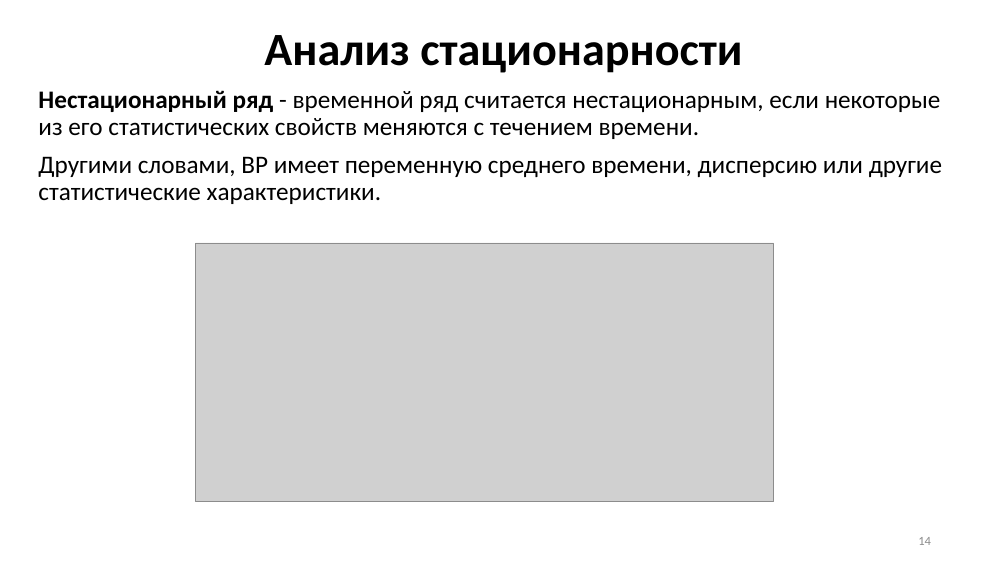
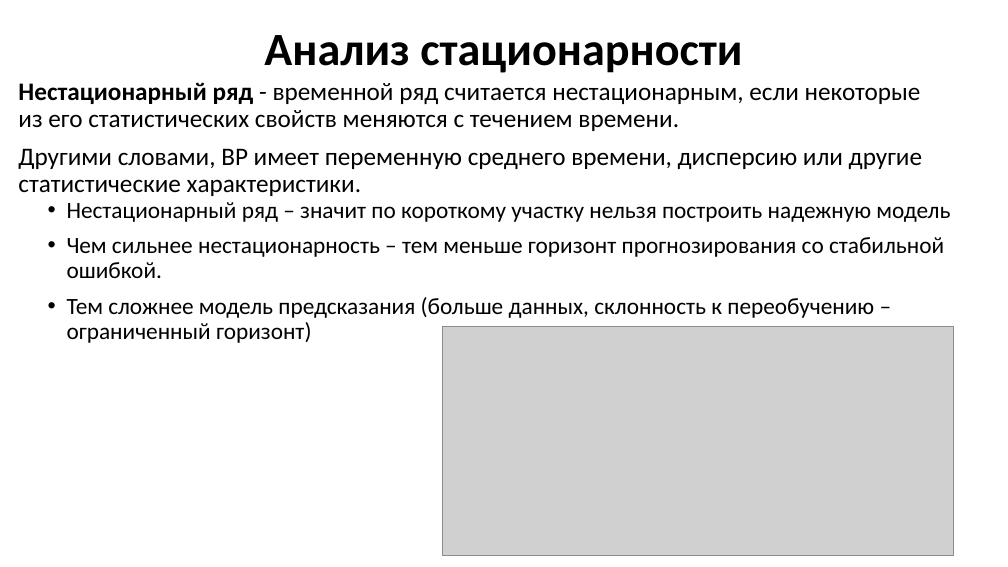
Before and after one commit to MVRonkin/TimeSeriesCourse, a slide deck: slide 15 of 2026/LEC/02-1 Статистические свойства ВР .pptx (slide 14 before the commit). Drawn at 1008x567 pixels with LibreOffice and Linux fonts; fonts in the diff are those of the drawing; grey boxes stand for pictures. Boxes give left, top, right and bottom in pixels: in the first picture for what was removed or moved away, otherwise in the second. Text is boxed around its words. In the diff, an @@ line names an element or a change of style, - is before the commit and + after.

```diff
--- a/2026/LEC/02-1 Статистические свойства ВР .pptx
+++ b/2026/LEC/02-1 Статистические свойства ВР .pptx
@@ text "Нестационарный ряд - временной ряд ...": place and size @@
-text "Нестационарный ряд - временной ряд ..." at (38, 90, 942, 204)
+text "Нестационарный ряд - временной ряд ..." at (18, 82, 922, 196)
@@ text added at (67, 202, 950, 343), 22.2 pt, text #000000 @@
+• Нестационарный ряд – значит по короткому участку нельзя построить надежную модель
+• Чем сильнее нестационарность – тем меньше горизонт прогнозирования со стабильной ошибкой.
+• Тем сложнее модель предсказания (больше данных, склонность к переобучению – ограниченный горизонт)
@@ picture: place and size @@
-picture at (196, 243, 774, 502)
+picture at (442, 327, 954, 556)
@@ page number removed at (918, 537, 931, 545) @@
-14
```
Also in this commit, not shown: 6 other slides changed, 2 slides added.
